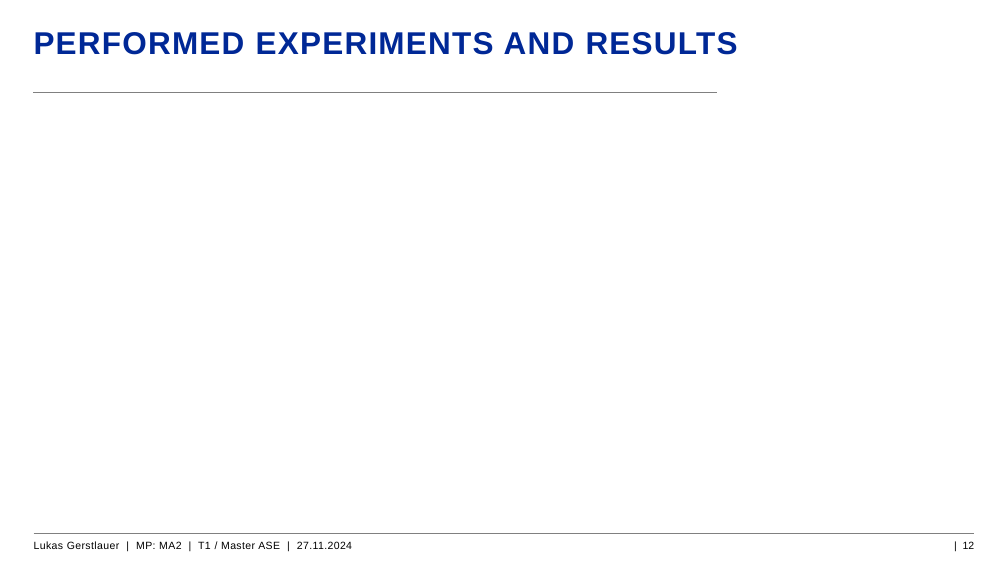
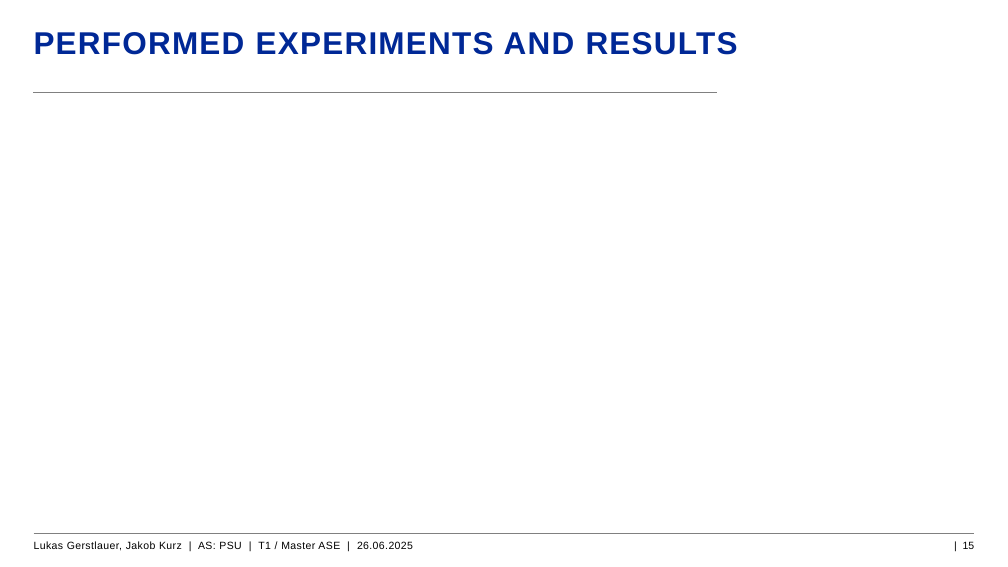
Before and after one commit to LGerstla01/ASPSU-Projects, a slide deck: slide 15 of Situation Understanding/Präsentation Kalmanfilter.pptx (slide 12 before the commit). Drawn at 1008x567 pixels with LibreOffice and Linux fonts; fonts in the diff are those of the drawing; background and template pictures are left out. Boxes give left, top, right and bottom in pixels: in the first picture for what was removed or moved away, otherwise in the second. Text is boxed around its words. In the diff, an @@ line names an element or a change of style, - is before the commit and + after.

```diff
--- a/Situation Understanding/Präsentation Kalmanfilter.pptx
+++ b/Situation Understanding/Präsentation Kalmanfilter.pptx
@@ text at (34,541,413,551): text changed @@
-Lukas Gerstlauer | MP: MA2 | T1 / Master ASE | 27.11.2024
+Lukas Gerstlauer, Jakob Kurz | AS: PSU | T1 / Master ASE | 26.06.2025
@@ page number at (963,541,975,549): text changed @@
-| 12
+| 15
```
Also in this commit, not shown: 12 other slides changed, 4 slides added, 1 other file.
